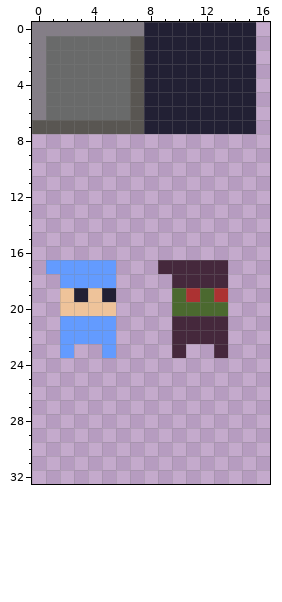
Pixel-art file, stored at assets/tilesheet/tilesheet.ase. Above is the file before it was changed.
64x64 pixels, 1 frame. Shown: x 0..16, y 0..32.
Once edited:
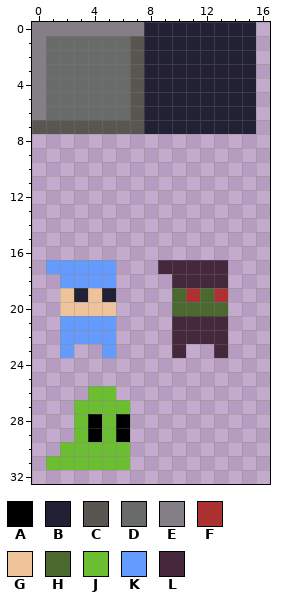
Palette (. is transparent): A #000000  B #222034  C #595652  D #696a6a  E #847e87  F #ac3232  G #eec39a  H #4b692f  J #6abe30  K #639bff  L #45283c
Edits made:
y 26: x 4..5 .. -> JJ
y 27: x 3..6 .... -> JJJJ
y 28..29: x 3..6 .... -> JAJA
y 30: x 2..6 ..... -> JJJJJ
y 31: x 1..6 ...... -> JJJJJJ
